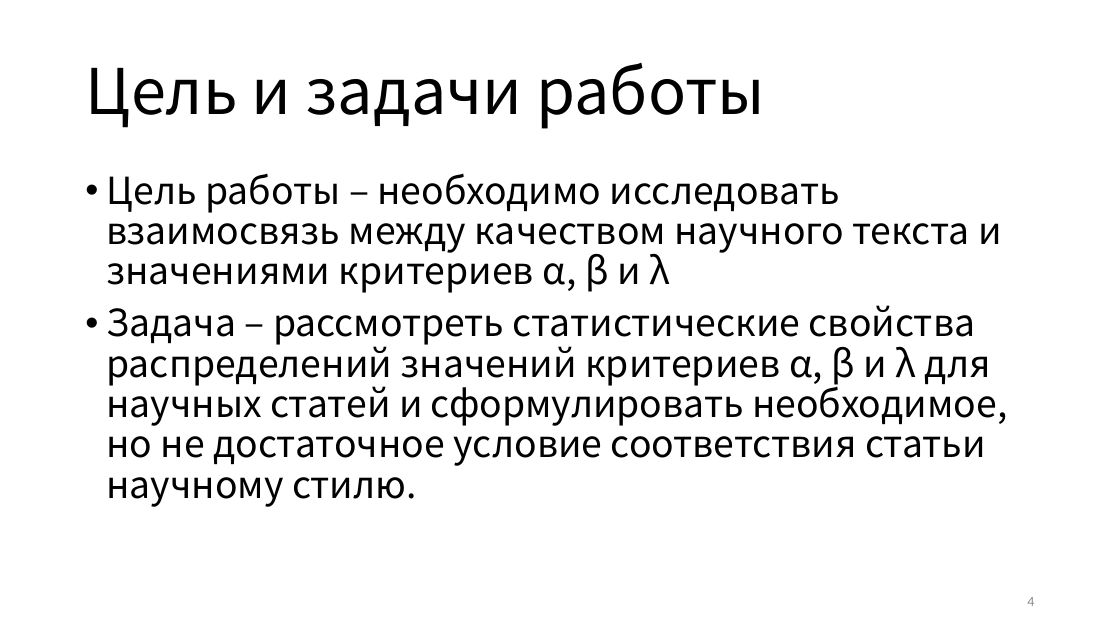
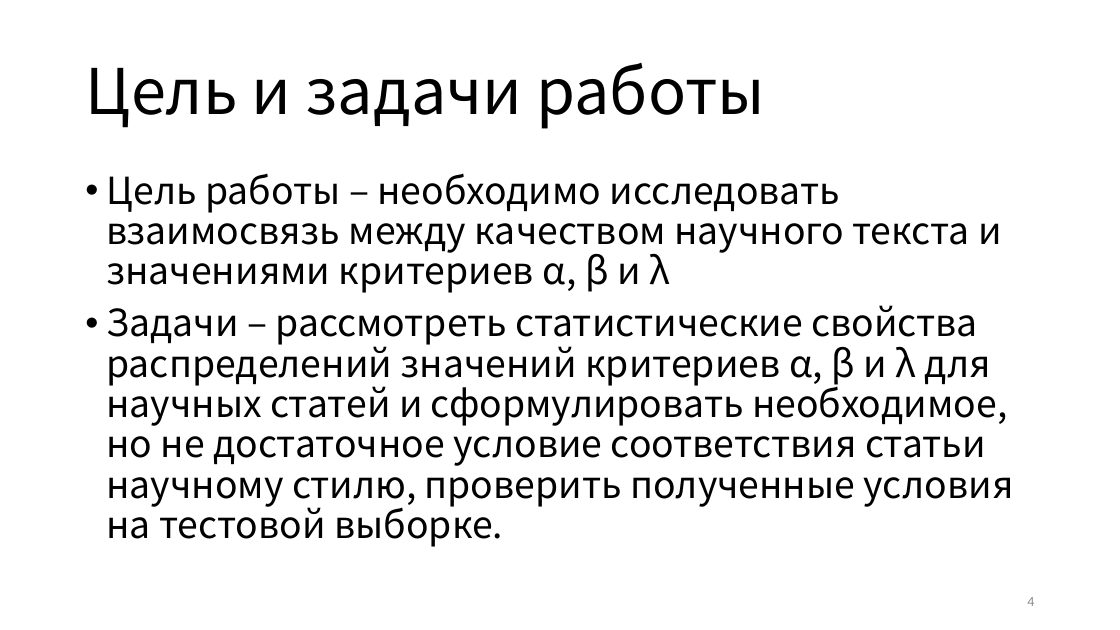
Before and after one commit to OSLL/sw-auto, a slide deck: slide 4 of paper_work/paper_autumn2018/pps2019/Blees slides v1.pptx. Drawn at 1120x630 pixels with LibreOffice and Linux fonts; fonts in the diff are those of the drawing. Boxes give left, top, right and bottom in pixels: in the first picture for what was removed or moved away, otherwise in the second. Text is boxed around its words. In the diff, an @@ line names an element or a change of style, - is before the commit and + after.

```diff
--- a/paper_work/paper_autumn2018/pps2019/Blees slides v1.pptx
+++ b/paper_work/paper_autumn2018/pps2019/Blees slides v1.pptx
@@ text at bbox=[106, 305, 1014, 547]: text changed @@
-• Задача – рассмотреть статистические свойства распределений значений критериев α, β и λ для научных статей и сформулировать необходимое, но не достаточное условие соответствия статьи научному стилю.
+• Задачи – рассмотреть статистические свойства распределений значений критериев α, β и λ для научных статей и сформулировать необходимое, но не достаточное условие соответствия статьи научному стилю, проверить полученные условия на тестовой выборке.
```
Also in this commit, not shown: 6 other slides changed, 5 other files.
